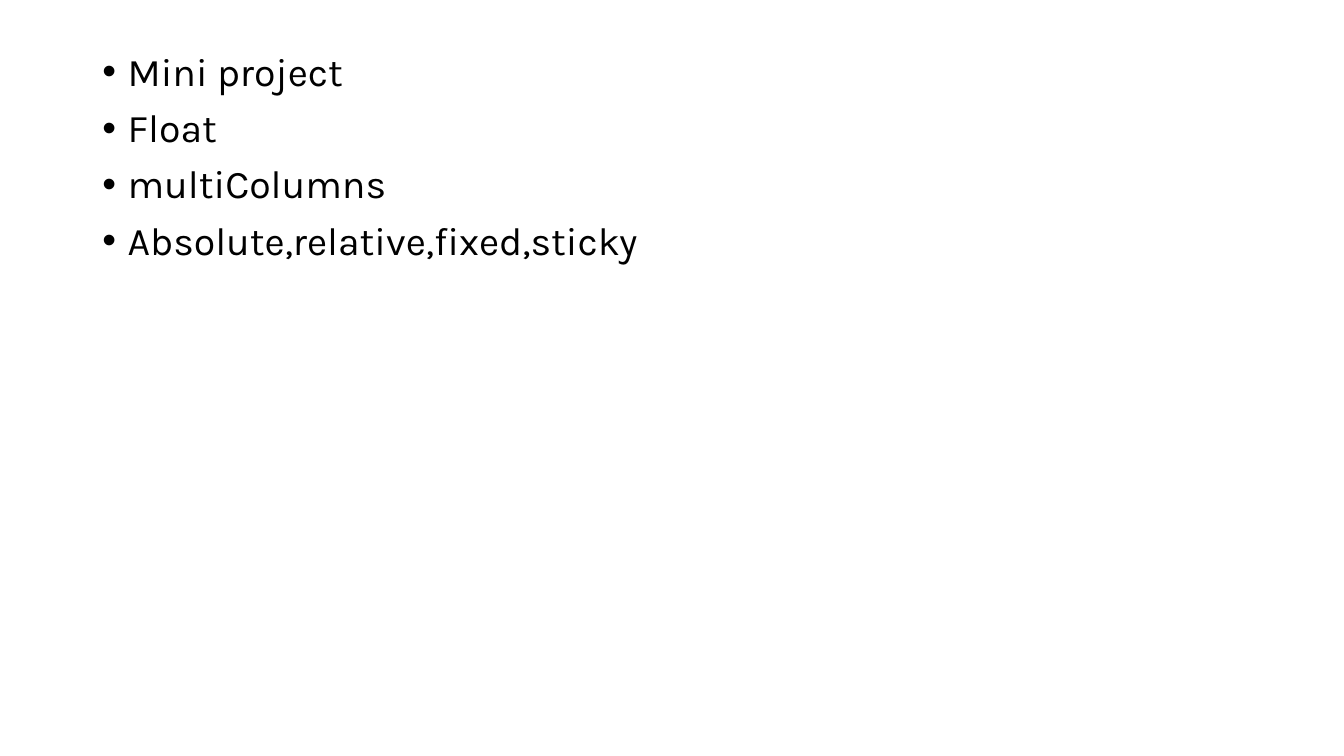
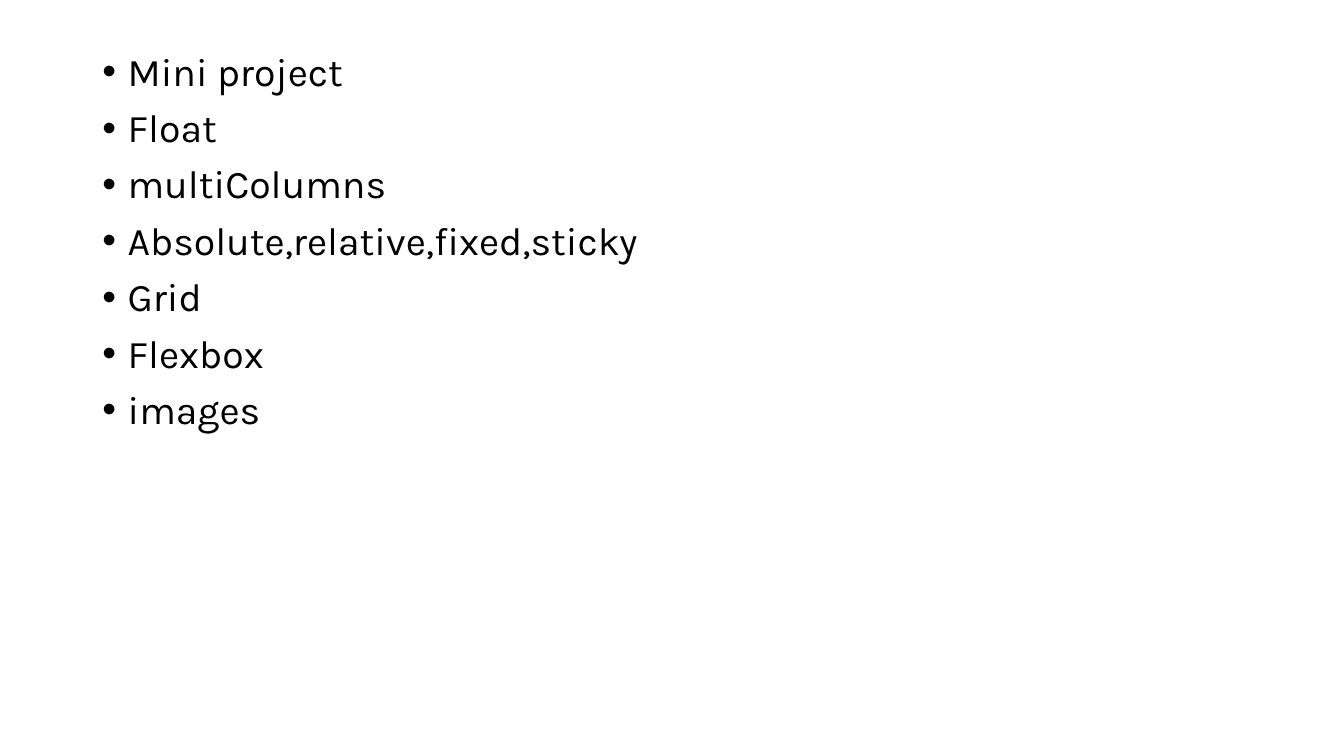
Before and after one commit to PiyushChaturvedii/Batch06, a slide deck: slide 3 of css.pptx. Drawn at 1344x756 pixels with LibreOffice and Linux fonts; fonts in the diff are those of the drawing. Boxes give left, top, right and bottom in pixels: in the first picture for what was removed or moved away, otherwise in the second. Text is boxed around its words. In the diff, an @@ line names an element or a change of style, - is before the commit and + after.

Commit message:
images

```diff
--- a/css.pptx
+++ b/css.pptx
@@ text at bbox=[128, 284, 264, 434]: paragraphs added @@
+• Grid
+• Flexbox
+• images
```
Also in this commit, not shown: 18 other files.
